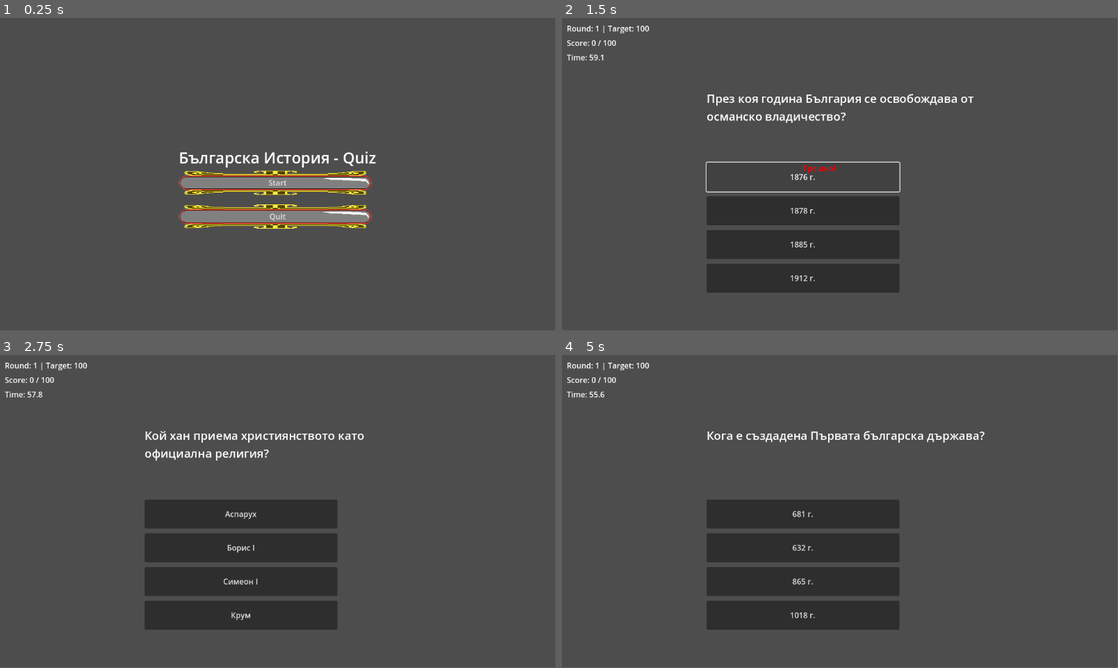
Above: before the commit, frames 1-4 (two rows, left to right).
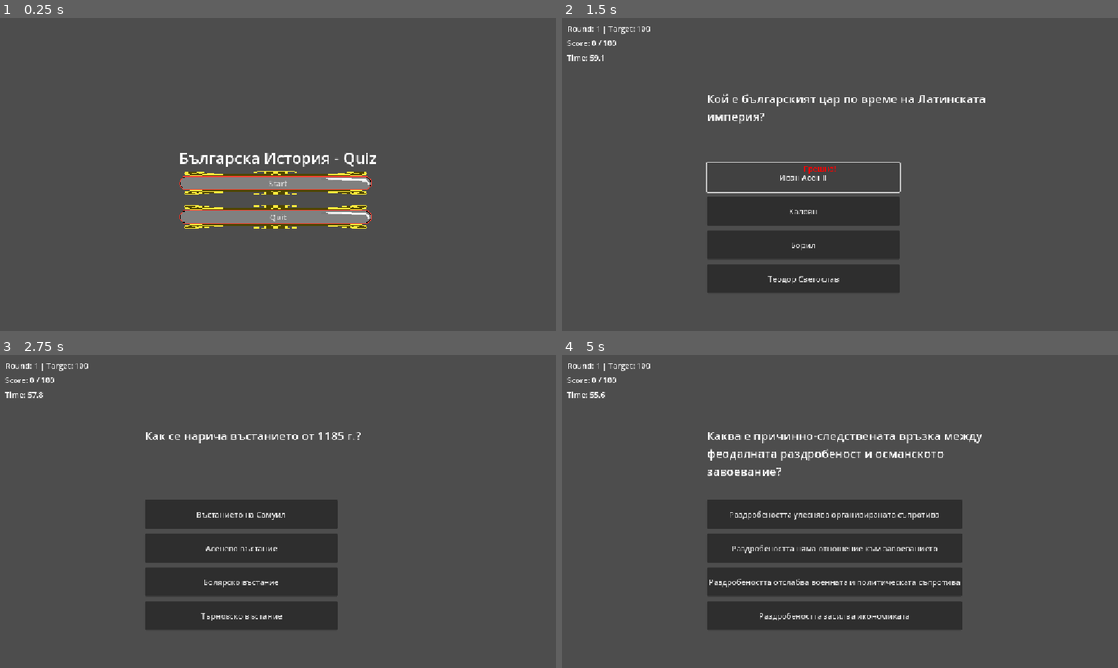
Above: after the commit, the same moments.

Repository: fimo3/roguelike-quiz
Game: Godot game, scene res://Scenes/Main.tscn
Two runs of this game, one before a commit and one after it. Both use one fixed random seed, a clock stepped at 60 frames per second and the inputs below.
Inputs (mouse positions are in pixels of both pictures, inside the frame that each line leads up to):
- Up to frame 1 (0.25 s): no input
- Up to frame 2 (1.5 s): click "Start" at 0.5 s; click (801, 177) at 1.25 s, where only the run before the commit has a clickable "1876 г."
- Up to frame 3 (2.75 s): click (239, 514) at 2 s, where only the run before the commit has a clickable "Св. Кирил"
- Up to frame 4 (5 s): click (801, 514) at 2.75 s, where only the run before the commit has a clickable "Аспарух"; click (801, 514) at 3.5 s, where only the run before the commit has a clickable "1878 г."; click (801, 514) at 4.25 s, where only the run before the commit has a clickable "Битката при Клокотница"
The window is 799x449 before the commit and 800x450 after it. Grey fills any space a smaller window leaves; there, only what the larger window draws over its background counts as a difference.

The runs differ from the first frame. In frame 1, 2.0% of the frame differs, in the area x 32-68%, y 42-68%; in frame 2, 2.2%; in frame 3, 1.9%; in frame 4, 7.0%, in the area x 0-76%, y 2-88%.

Commit message:
Added main questions

Diff:
--- a/Scenes/QuizRound.tscn
+++ b/Scenes/QuizRound.tscn
@@ -12,35 +12,55 @@
 script = ExtResource("1_5bybn")
 
 [node name="ThresholdLabel" type="Label" parent="."]
-layout_mode = 0
-offset_left = 10.0
-offset_top = 10.0
-offset_right = 188.385
-offset_bottom = 33.0
+layout_mode = 1
+anchors_preset = -1
+anchor_left = 0.087000005
+anchor_top = 0.033
+anchor_right = 0.087000005
+anchor_bottom = 0.033
+offset_left = -89.22401
+offset_top = -11.384001
+offset_right = 89.16097
+offset_bottom = 11.615999
 text = "Round: 1 | Target: 100"
 
 [node name="ScoreLabel" type="Label" parent="."]
-layout_mode = 0
-offset_left = 10.0
-offset_top = 40.0
-offset_right = 113.0
-offset_bottom = 63.0
+layout_mode = 1
+anchors_preset = -1
+anchor_left = 0.053000003
+anchor_top = 0.079
+anchor_right = 0.053000003
+anchor_bottom = 0.079
+offset_left = -51.056004
+offset_top = -11.192001
+offset_right = 51.943996
+offset_bottom = 11.807999
 text = "Score: 0 / 100"
 
 [node name="TimerLabel" type="Label" parent="."]
-layout_mode = 0
-offset_left = 10.0
-offset_top = 70.0
-offset_right = 89.0
-offset_bottom = 93.0
+layout_mode = 1
+anchors_preset = -1
+anchor_left = 0.043
+anchor_top = 0.126
+anchor_right = 0.043
+anchor_bottom = 0.126
+offset_left = -39.536003
+offset_top = -11.648003
+offset_right = 39.463997
+offset_bottom = 11.351997
 text = "Time: 60.0"
 
 [node name="QuestionLabel" type="Label" parent="."]
-layout_mode = 0
-offset_left = 300.0
-offset_top = 150.0
-offset_right = 900.0
-offset_bottom = 184.0
+layout_mode = 1
+anchors_preset = -1
+anchor_left = 0.5
+anchor_top = 0.25800002
+anchor_right = 0.5
+anchor_bottom = 0.25800002
+offset_left = -276.0
+offset_top = -17.184006
+offset_right = 324.0
+offset_bottom = 16.815994
 theme_override_font_sizes/font_size = 24
 text = "Question appears here"
 autowrap_mode = 2
@@ -52,3 +72,6 @@
 offset_right = 340.0
 offset_bottom = 340.0
 theme_override_constants/separation = 10
+
+[node name="Camera2D" type="Camera2D" parent="."]
+position = Vector2(576, 324)
--- a/project.godot
+++ b/project.godot
@@ -12,7 +12,7 @@
 
 config/name="Roguelike quiz"
 run/main_scene="uid://du5h5luje6ij2"
-config/features=PackedStringArray("4.4", "Forward Plus")
+config/features=PackedStringArray("4.5", "Forward Plus")
 config/icon="res://Assets/icon.svg"
 
 [autoload]
@@ -20,6 +20,10 @@
 GameManager="*res://Scripts/GameManager.gd"
 QuestionsDatabase="*res://Scripts/QuestionsDatabase.gd"
 
+[display]
+
+window/stretch/mode="canvas_items"
+
 [rendering]
 
 textures/canvas_textures/default_texture_filter=0
--- a/questions.json
+++ b/questions.json
@@ -1,55 +1,256 @@
 {
-
   "questions": [
 	{
-	  "text": "Кога е създадена Първата българска държава?",
-	  "answers": ["681 г.", "632 г.", "865 г.", "1018 г."],
-	  "correct": 0
-	},
-	{
-	  "text": "Кой хан приема християнството като официална религия?",
-	  "answers": ["Аспарух", "Борис I", "Симеон I", "Крум"],
-	  "correct": 1
-	},
-	{
-	  "text": "През коя година България се освобождава от османско владичество?",
-	  "answers": ["1876 г.", "1878 г.", "1885 г.", "1912 г."],
-	  "correct": 1
-	},
-	{
-	  "text": "Кой е създател на българската азбука?",
-	  "answers": ["Св. Кирил", "Св. Методий", "Св. Климент Охридски", "Св. Кирил и Методий"],
-	  "correct": 3
-	},
-	{
-	  "text": "Коя битка слага край на Първата българска държава?",
-	  "answers": ["Битката при Клокотница", "Битката при Беласица", "Битката при Ахелой", "Битката при Струмица"],
-	  "correct": 1
-	},
-	{
-	  "text": "Кой е първият български цар?",
-	  "answers": ["Борис I", "Симеон I", "Петър I", "Иван Асен I"],
-	  "correct": 1
-	},
-	{
-	  "text": "През коя година се обединяват Княжество България и Източна Румелия?",
-	  "answers": ["1878 г.", "1885 г.", "1908 г.", "1912 г."],
-	  "correct": 1
-	},
-	{
-	  "text": "Кой цар управлява по време на златния век на България?",
-	  "answers": ["Борис I", "Симеон I Велики", "Иван Асен II", "Калоян"],
-	  "correct": 1
-	},
-	{
-	  "text": "Коя е столицата на Втората българска държава?",
-	  "answers": ["Плиска", "Преслав", "Търново", "София"],
-	  "correct": 2
-	},
-	{
-	  "text": "Кой е водач на Априлското въстание?",
-	  "answers": ["Васил Левски", "Христо Ботев", "Георги Бенковски", "Любен Каравелов"],
-	  "correct": 2
+	  "text": "Кой хан разширява територията на България след Аспарух?",
+	  "answers": ["Крум", "Тервел", "Омуртаг", "Кубрат"],
+	  "correct": 1,
+	  "difficulty": 1
+	},
+	{
+	  "text": "Кой български владетел получава титлата „кесар“ от Византия?",
+	  "answers": ["Аспарух", "Тервел", "Крум", "Борис I"],
+	  "correct": 1,
+	  "difficulty": 1
+	},
+	{
+	  "text": "Как се нарича българската азбука, създадена в Преславската книжовна школа?",
+	  "answers": ["Глаголица", "Латиница", "Кирилица", "Руница"],
+	  "correct": 2,
+	  "difficulty": 1
+	},
+	{
+	  "text": "Кой книжовен център е свързан с Климент Охридски?",
+	  "answers": ["Преславската школа", "Охридската школа", "Търновската школа", "Рилската школа"],
+	  "correct": 1,
+	  "difficulty": 1
+	},
+	{
+	  "text": "Кой български владетел води успешни войни срещу Византия в началото на X век?",
+	  "answers": ["Петър I", "Симеон I", "Борис I", "Самуил"],
+	  "correct": 1,
+	  "difficulty": 1
+	},
+	{
+	  "text": "Кой договор с Византия утвърждава независимостта на Българската църква?",
+	  "answers": ["Мирният договор от 681 г.", "Договорът от 716 г.", "Мирният договор от 927 г.", "Договорът от 1018 г."],
+	  "correct": 2,
+	  "difficulty": 1
+	},
+	{
+	  "text": "Кой е първият български владетел с титлата „цар“?",
+	  "answers": ["Борис I", "Симеон I", "Петър I", "Самуил"],
+	  "correct": 1,
+	  "difficulty": 1
+	},
+	{
+	  "text": "Коя битка през 917 г. носи голяма победа на българите над Византия?",
+	  "answers": ["Битката при Ахелой", "Битката при Одрин", "Битката при Клокотница", "Битката при Велбъжд"],
+	  "correct": 0,
+	  "difficulty": 1
+	},
+	{
+	  "text": "Кой владетел управлява България по време на падането под византийска власт?",
+	  "answers": ["Самуил", "Роман", "Борис II", "Петър I"],
+	  "correct": 1,
+	  "difficulty": 1
+	},
+	{
+	  "text": "Как се нарича въстанието от 1185 г.?",
+	  "answers": ["Въстанието на Самуил", "Асенево въстание", "Болярско въстание", "Търновско въстание"],
+	  "correct": 1,
+	  "difficulty": 1
+	},
+	{
+	  "text": "Кой български владетел приема името Петър като символ на приемственост?",
+	  "answers": ["Асен I", "Калоян", "Иван Асен I", "Теодор-Петър"],
+	  "correct": 3,
+	  "difficulty": 1
+	},
+	{
+	  "text": "Кой български цар побеждава латинците при Одрин през 1205 г.?",
+	  "answers": ["Иван Асен II", "Калоян", "Борил", "Теодор Светослав"],
+	  "correct": 1,
+	  "difficulty": 1
+	},
+	{
+	  "text": "Кой български владетел разширява държавата след битката при Клокотница?",
+	  "answers": ["Калоян", "Иван Асен II", "Константин Тих", "Михаил Шишман"],
+	  "correct": 1,
+	  "difficulty": 1
+	},
+	{
+	  "text": "Кой манастир е свързан с Иван Рилски?",
+	  "answers": ["Бачковският манастир", "Рилският манастир", "Троянският манастир", "Зографският манастир"],
+	  "correct": 1,
+	  "difficulty": 1
+	},
+	{
+	  "text": "Кой български владетел загива при обсадата на Солун?",
+	  "answers": ["Самуил", "Калоян", "Михаил Шишман", "Борил"],
+	  "correct": 1,
+	  "difficulty": 1
+	},
+	{
+	  "text": "Кой български владетел управлява най-дълго през Второто българско царство?",
+	  "answers": ["Иван Асен II", "Калоян", "Иван Александър", "Теодор Светослав"],
+	  "correct": 2,
+	  "difficulty": 1
+	},
+	{
+	  "text": "Кой български владетел въвежда административното деление на държавата на комитати?",
+	  "answers": ["Крум", "Омуртаг", "Борис I", "Симеон I"],
+	  "correct": 1,
+	  "difficulty": 2
+	},
+	{
+	  "text": "Кой византийски император ослепява пленените войници след битката при Беласица?",
+	  "answers": ["Константин VII", "Василий II", "Алексий I Комнин", "Йоан Цимисхий"],
+	  "correct": 1,
+	  "difficulty": 2
+	},
+	{
+	  "text": "Кой е първият български патриарх?",
+	  "answers": ["Климент Охридски", "Дамян", "Йоаким I", "Евтимий"],
+	  "correct": 1,
+	  "difficulty": 2
+	},
+	{
+	  "text": "Кой договор с Византия признава царската титла на българския владетел?",
+	  "answers": ["Договорът от 681 г.", "Договорът от 716 г.", "Мирният договор от 927 г.", "Договорът от 1018 г."],
+	  "correct": 2,
+	  "difficulty": 2
+	},
+	{
+	  "text": "Кой е българският цар по време на Латинската империя?",
+	  "answers": ["Иван Асен II", "Калоян", "Борил", "Теодор Светослав"],
+	  "correct": 1,
+	  "difficulty": 2
+	},
+	{
+	  "text": "Коя битка слага край на експанзията на Самуиловата държава?",
+	  "answers": ["Битката при Беласица", "Битката при Ахелой", "Битката при Одрин", "Битката при Клокотница"],
+	  "correct": 0,
+	  "difficulty": 2
+	},
+	{
+	  "text": "Кой български владетел възстановява патриаршията през Второто българско царство?",
+	  "answers": ["Калоян", "Иван Асен II", "Теодор Светослав", "Иван Александър"],
+	  "correct": 1,
+	  "difficulty": 2
+	},
+	{
+	  "text": "Кой български владетел побеждава епирския владетел Теодор Комнин?",
+	  "answers": ["Калоян", "Иван Асен II", "Борил", "Михаил Шишман"],
+	  "correct": 1,
+	  "difficulty": 2
+	},
+	{
+	  "text": "Коя е основната външнополитическа цел на България при Симеон I?",
+	  "answers": ["Съюз с Франките", "Завладяване на Константинопол", "Мир с Византия", "Съюз с папството"],
+	  "correct": 1,
+	  "difficulty": 2
+	},
+	{
+	  "text": "Кой български цар сключва уния с папството?",
+	  "answers": ["Иван Асен II", "Калоян", "Борил", "Теодор Светослав"],
+	  "correct": 1,
+	  "difficulty": 2
+	},
+	{
+	  "text": "Кой български книжовник извършва правописна реформа през XIV век?",
+	  "answers": ["Черноризец Храбър", "Патриарх Евтимий", "Климент Охридски", "Константин Преславски"],
+	  "correct": 1,
+	  "difficulty": 2
+	},
+	{
+	  "text": "Коя е основната причина за бунта на 52-мата боляри през 865 г.?",
+	  "answers": ["Повишаване на данъците", "Несъгласие с християнизацията", "Загуба на територии", "Военно поражение от Византия"],
+	  "correct": 1,
+	  "difficulty": 3
+	},
+	{
+	  "text": "Каква е ролята на комитопулите в края на X век?",
+	  "answers": ["Ръководят византийската администрация", "Оглавяват съпротивата срещу Византия", "Разпространяват християнството", "Създават книжовни школи"],
+	  "correct": 1,
+	  "difficulty": 3
+	},
+	{
+	  "text": "Коя политика на Василий II води до окончателния край на Първото българско царство?",
+	  "answers": ["Дипломатическа изолация на България", "Системни военни походи срещу Самуиловата държава", "Сключване на съюз с унгарците", "Подкрепа на българските боляри"],
+	  "correct": 1,
+	  "difficulty": 3
+	},
+	{
+	  "text": "Какъв е резултатът от битката при Одрин през 1205 г.?",
+	  "answers": ["Поражение на българите", "Пленяване на латинския император Балдуин", "Загуба на Тракия от България", "Сключване на мир с папството"],
+	  "correct": 1,
+	  "difficulty": 3
+	},
+	{
+	  "text": "Кое събитие показва началото на османската заплаха за България?",
+	  "answers": ["Битката при Клокотница", "Битката при Велбъжд", "Битката при Черномен", "Превземането на Търново"],
+	  "correct": 2,
+	  "difficulty": 3
+	},
+	{
+	  "text": "Коя политика на Иван Александър допринася за политическата раздробеност?",
+	  "answers": ["Съюз с Византия", "Разделяне на държавата между синовете му", "Централизация на властта", "Военна реформа"],
+	  "correct": 1,
+	  "difficulty": 3
+	},
+	{
+	  "text": "Кое събитие бележи фактическия край на българската независимост?",
+	  "answers": ["Падането на Търново (1393 г.)", "Смъртта на Иван Шишман", "Битката при Никопол (1396 г.)", "Превземането на Видин"],
+	  "correct": 2,
+	  "difficulty": 3
+	},
+	{
+	  "text": "Какъв е историческият смисъл на Преславския събор от 893 г.?",
+	  "answers": ["Създаване на Българската патриаршия", "Смяна на династията", "Утвърждаване на християнството и старобългарския език", "Начало на Второто българско царство"],
+	  "correct": 2,
+	  "difficulty": 4
+	},
+	{
+	  "text": "Кое последствие има договорът от 927 г. между България и Византия?",
+	  "answers": ["Падането на България под византийска власт", "Признаване на Българската патриаршия и царската титла", "Сключване на уния с папството", "Начало на Самуиловата държава"],
+	  "correct": 1,
+	  "difficulty": 4
+	},
+	{
+	  "text": "Каква е причинно-следствената връзка между феодалната раздробеност и османското завоевание?",
+	  "answers": ["Раздробеността улеснява организираната съпротива", "Раздробеността няма отношение към завоеванието", "Раздробеността отслабва военната и политическата съпротива", "Раздробеността засилва икономиката"],
+	  "correct": 2,
+	  "difficulty": 4
+	},
+	{
+	  "text": "Каква е историческата роля на Търновската книжовна школа?",
+	  "answers": ["Създава глаголицата", "Провежда правописна и книжовна реформа", "Разпространява латинския език", "Отхвърля византийските традиции"],
+	  "correct": 1,
+	  "difficulty": 4
+	},
+	{
+	  "text": "Кой фактор отличава османската военна система от българската през XIV век?",
+	  "answers": ["Липса на пехота", "Децентрализирана армия", "Постоянна и дисциплинирана войска", "Наемнически характер"],
+	  "correct": 2,
+	  "difficulty": 4
+	},
+	{
+	  "text": "Защо краят на Второто българско царство не е еднократно събитие?",
+	  "answers": ["Поради различни дати на падане на българските центрове", "Поради липса на военни действия", "Поради доброволно присъединяване към Османската държава", "Поради пълна политическа стабилност"],
+	  "correct": 0,
+	  "difficulty": 5
+	},
+	{
+	  "text": "Каква е причинно-следствената връзка между битката при Велбъжд и османското настъпление?",
+	  "answers": ["Велбъжд директно води до османско нашествие", "Отслабването на България и възходът на Сърбия създават вакуум", "Византия засилва контрола си над Балканите", "Османците се възползват от българо-унгарски съюз"],
+	  "correct": 1,
+	  "difficulty": 5
+	},
+	{
+	  "text": "Кой извод най-точно обобщава причините за падането на средновековна България?",
+	  "answers": ["Единствено военна слабост", "Само външна агресия", "Комбинация от вътрешни слабости и външен натиск", "Липса на културно развитие"],
+	  "correct": 2,
+	  "difficulty": 5
 	}
   ]
 }
Not shown, changed: Assets/Answer.png.import
Not shown, changed: Assets/icon.svg.import
